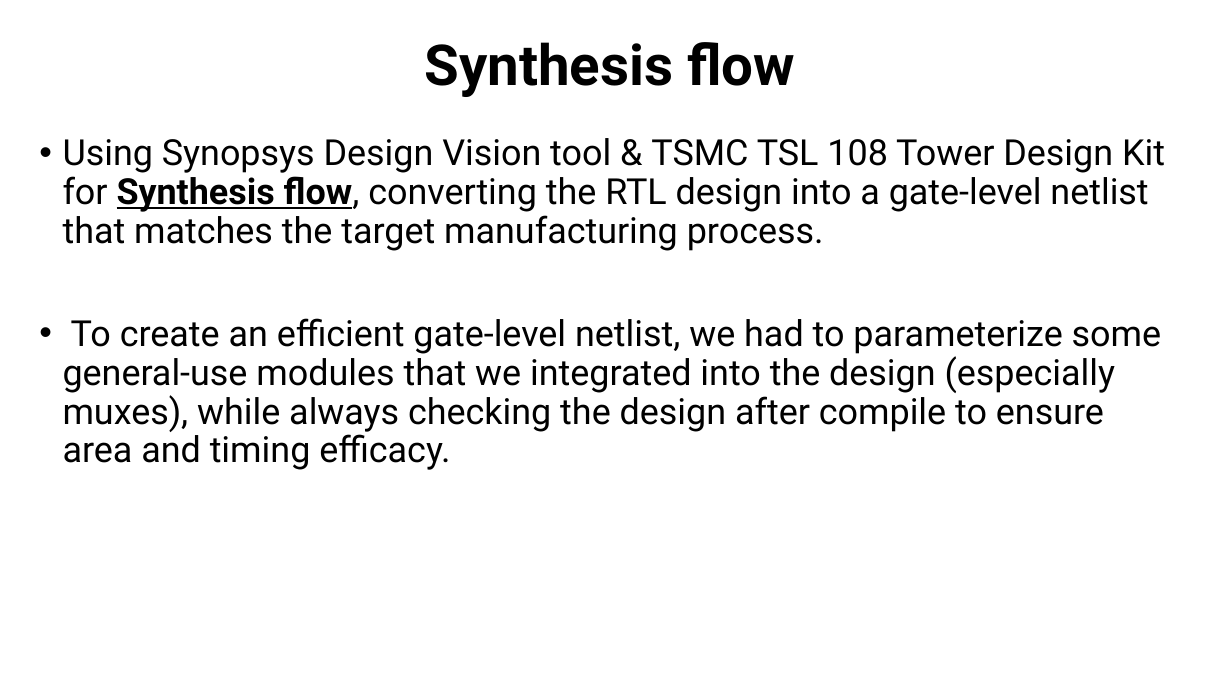
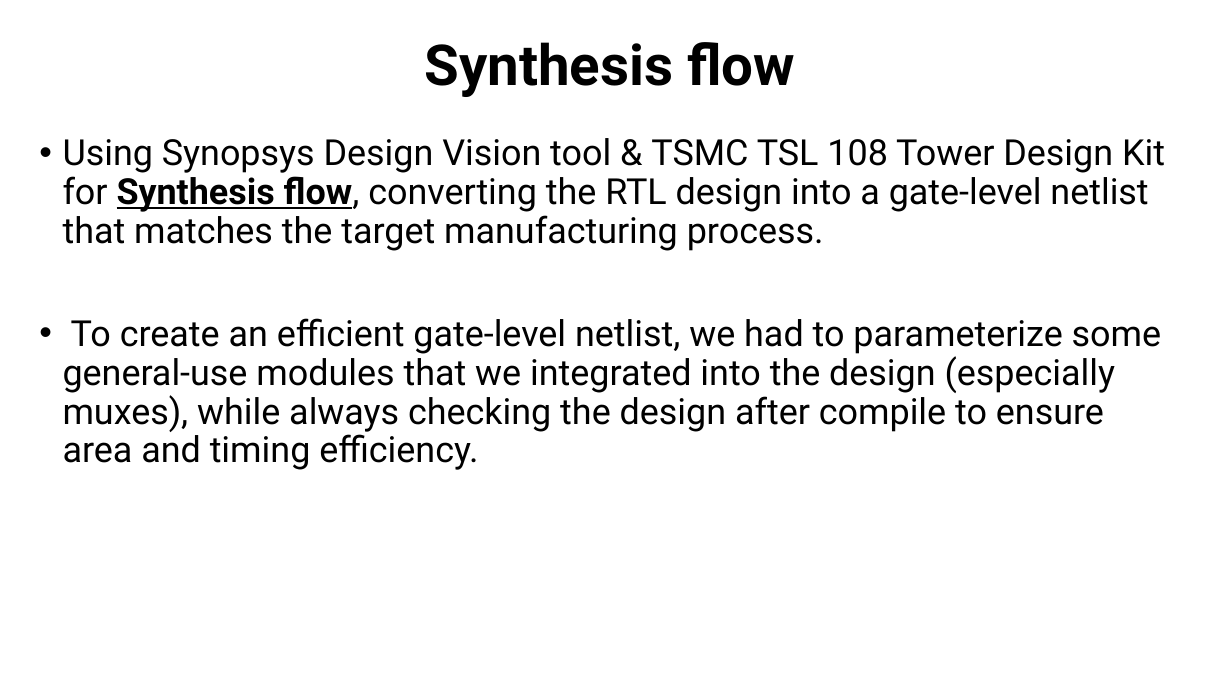
Before and after one commit to muhammad0bi/044169_project_B, a slide deck: slide 15 of Presintaions and Reports/Final presentaion VLSI project 7880.pptx. Drawn at 1232x693 pixels with LibreOffice and Linux fonts; fonts in the diff are those of the drawing. Boxes give left, top, right and bottom in pixels: in the first picture for what was removed or moved away, otherwise in the second. Text is boxed around its words. In the diff, an @@ line names an element or a change of style, - is before the commit and + after.

Commit message:
final presentation update.

```diff
--- a/Presintaions and Reports/Final presentaion VLSI project 7880.pptx
+++ b/Presintaions and Reports/Final presentaion VLSI project 7880.pptx
@@ text at (63,318,1162,470): text changed @@
-• To create an efficient gate-level netlist, we had to parameterize some general-use modules that we integrated into the design (especially muxes), while always checking the design after compile to ensure area and timing efficacy.
+• To create an efficient gate-level netlist, we had to parameterize some general-use modules that we integrated into the design (especially muxes), while always checking the design after compile to ensure area and timing efficiency.
```
Also in this commit, not shown: 3 other slides changed, 1 slide added.
